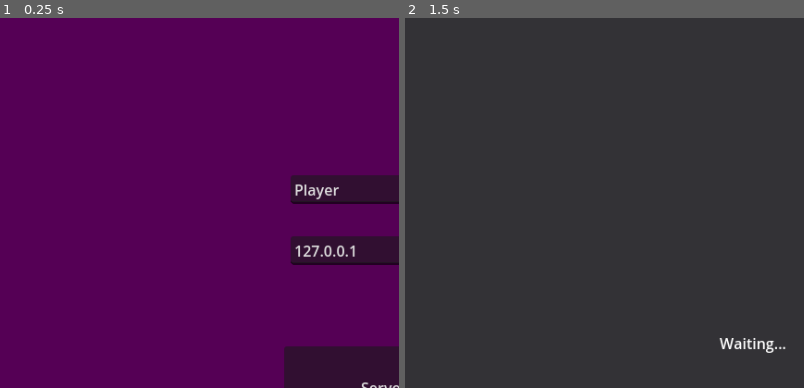
Above: before the commit, frames 1-2 (left to right).
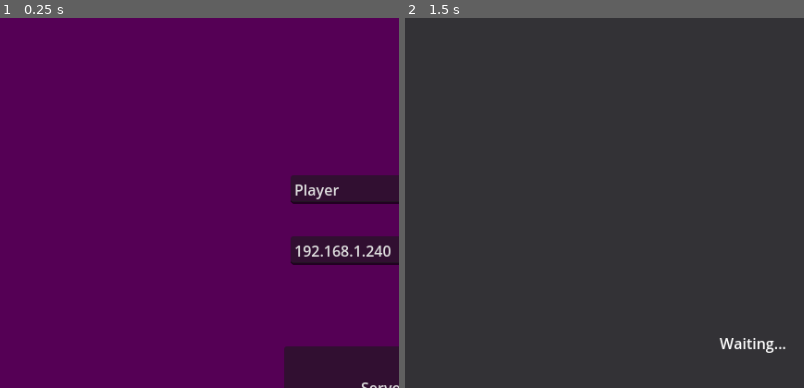
Above: after the commit, the same moments.

Repository: AthertonRoamer/GodotNetworkTest
Game: Godot game, scene res://menu.tscn
Same seed, same stepped clock (60 frames per second), same inputs: the game is played once before the commit and once after it.
Inputs (mouse positions are % of the whole screen's width and height, from its top left):
- Up to frame 1 (0.25 s): no input
- Up to frame 2 (1.5 s): click "Play" at 0.5 s; tap Enter at 1.25 s; move the mouse to (72, 45) at 1.27 s; hold D (player_right) from 1.28 s (still down); click (72, 45) at 1.35 s
The pictures show only the part of the screen within x 3-53%, y 0-50%; the shares and areas given below are measured in that part.

The runs differ from the first frame. In frame 1, 0.4% of the frame differs, in the area x 75-98%, y 61-65%; in frame 2, nothing differs.

Commit message:
fixed fix

Diff:
--- a/NetTest/data/game.gd
+++ b/NetTest/data/game.gd
@@ -31,7 +31,7 @@
 	my_p.name = str(my_id)
 	my_p.set_multiplayer_authority(my_id)
 	my_p.player_name = my_info["player_name"]
-	var my_p_spawn = instance_from_id(my_info["spawn"])
+	var my_p_spawn = instance_from_id(my_info["spawn"].object_id)
 	my_p.player_num = my_p_spawn.num
 	my_p.position = my_p_spawn.spawn_pos
 	world.add_child(my_p)
@@ -45,7 +45,7 @@
 		player.set_name(str(p))
 		player.set_multiplayer_authority(p)
 		player.player_name = p_info["player_name"]
-		var p_spawn = instance_from_id(p_info["spawn"])
+		var p_spawn = instance_from_id(p_info["spawn"].object_id)
 		player.player_num = p_spawn.num
 		player.position = p_spawn.spawn_pos
 		player.active = false
--- a/NetTest/data/lobby.gd
+++ b/NetTest/data/lobby.gd
@@ -46,7 +46,7 @@
 		for s in Game.spawns:
 			if !s.taken:
 				s.taken = true
-				rpc("set_spawn", s)
+#				rpc("set_spawn", s)
 				info["spawn"] = s
 				break
 		Game.player_info[id] = info
--- a/NetTest/menu.tscn
+++ b/NetTest/menu.tscn
@@ -46,7 +46,7 @@
 offset_top = 236.0
 offset_right = 523.0
 offset_bottom = 267.0
-text = "127.0.0.1"
+text = "192.168.1.240"
 
 [node name="LineEdit2" type="LineEdit" parent="."]
 layout_mode = 0
Not shown, added: NetTest/windows_export/NetTest.exe~RF76e9a4f9.TMP
Not shown, changed: NetTest/windows_export/NetTest.pck
